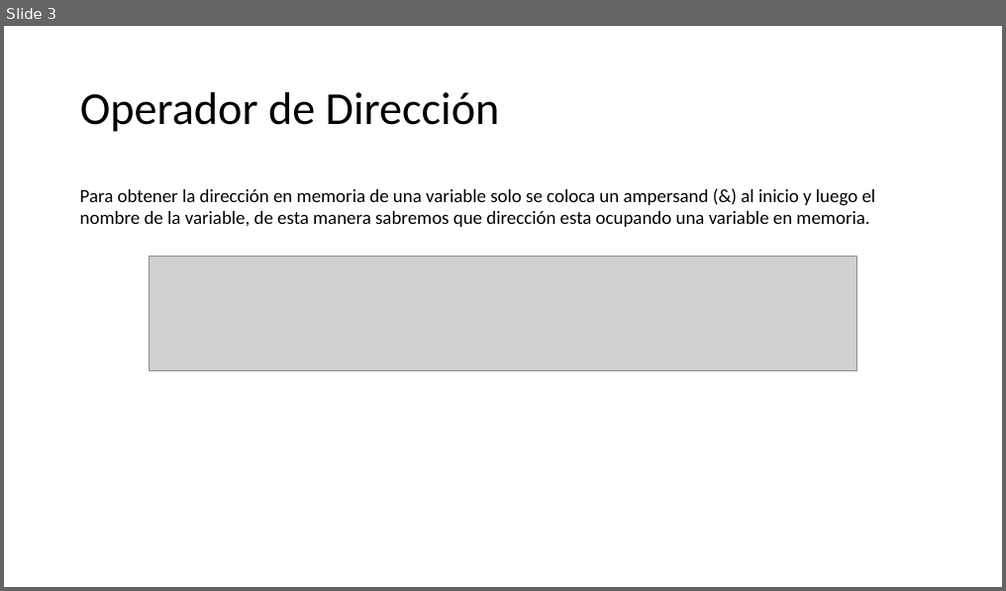
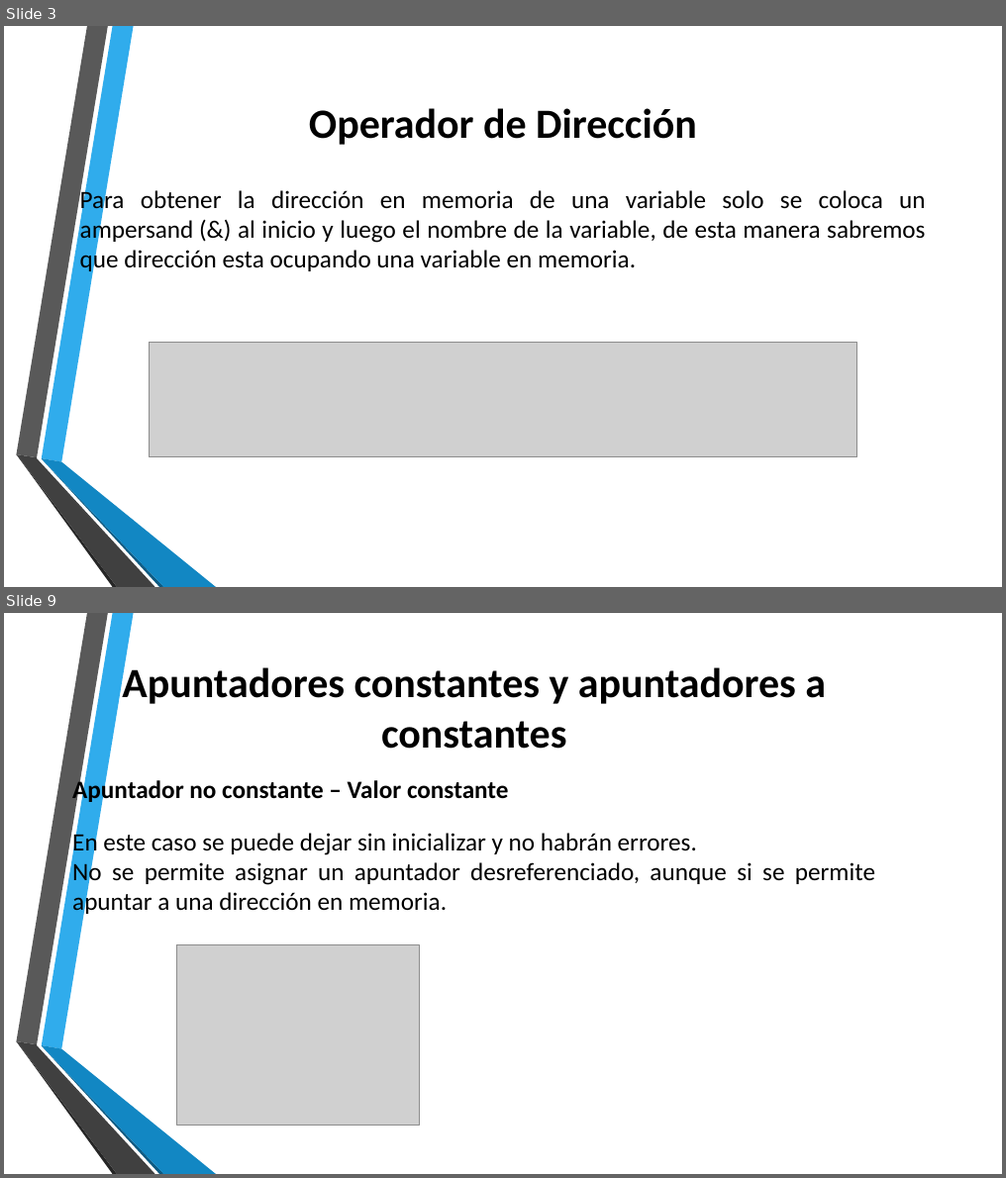
Before and after one commit to Luis96791/EstructuraDatos, a slide deck: Apuntadores.pptx. Shown one above the other, each under a label of ours: slide 3 before the commit, slides 3 and 9 after it; the slides between them are not shown. The pictures are 1006x591 and 1006x1178 pixels, drawn with LibreOffice and Linux fonts; fonts in the diff are those of the drawing; grey boxes stand for pictures; background and template pictures are left out. Boxes give left, top, right and bottom in pixels: in the first picture for what was removed or moved away, otherwise in the second. Text is boxed around its words. In the diff, an @@ line names an element or a change of style, - is before the commit and + after.

```diff
--- a/Apuntadores.pptx
+++ b/Apuntadores.pptx
@@ slide 9 added at (x1=4, y1=613, x2=1002, y2=1174), background picture (left out); not listed: 6 template elements that a slide beside it also shows @@
@@ text added at (x1=122, y1=663, x2=826, y2=749), 40 pt, text #000000, bold @@
+Apuntadores constantes y apuntadores a constantes
@@ text added at (x1=72, y1=778, x2=875, y2=917), 24 pt, text #000000 @@
+Apuntador no constante – Valor constante
+En este caso se puede dejar sin inicializar y no habrán errores.
+No se permite asignar un apuntador desreferenciado, aunque si se permite apuntar a una dirección en memoria.
@@ picture added at (x1=177, y1=946, x2=419, y2=1126) @@
@@ slide 3 changed as well @@
@@ title "Operador de Dirección" moved from (x1=80, y1=92, x2=500, y2=132) to (x1=309, y1=108, x2=697, y2=145) @@
@@ title "Operador de Dirección" at (x1=309, y1=108, x2=697, y2=145): size 44 to 40 pt, bold on; alignment left to centre; line spacing 0.9 to 1 @@
@@ text "Para obtener la dirección en ..." at (x1=80, y1=187, x2=925, y2=274): size 18 to 24 pt; alignment left to justified @@
@@ picture moved from (x1=149, y1=256, x2=856, y2=372) to (x1=149, y1=342, x2=856, y2=458) @@
@@ group added at (x1=16, y1=26, x2=216, y2=587): 6 freeform shapes @@
```
Also in this commit, not shown: 1 other slide changed, 12 other slides added, 2 slides removed, 22 other files.
